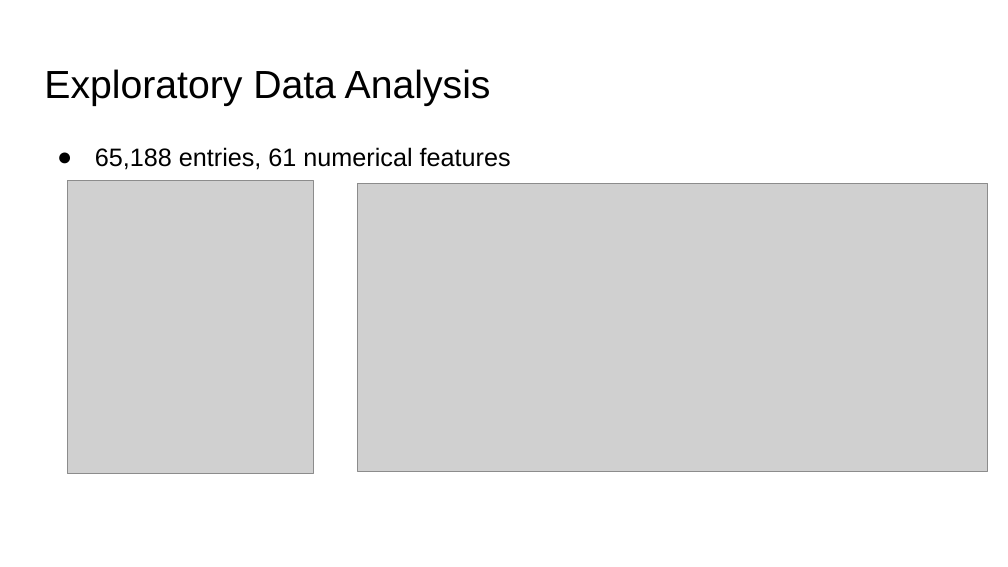
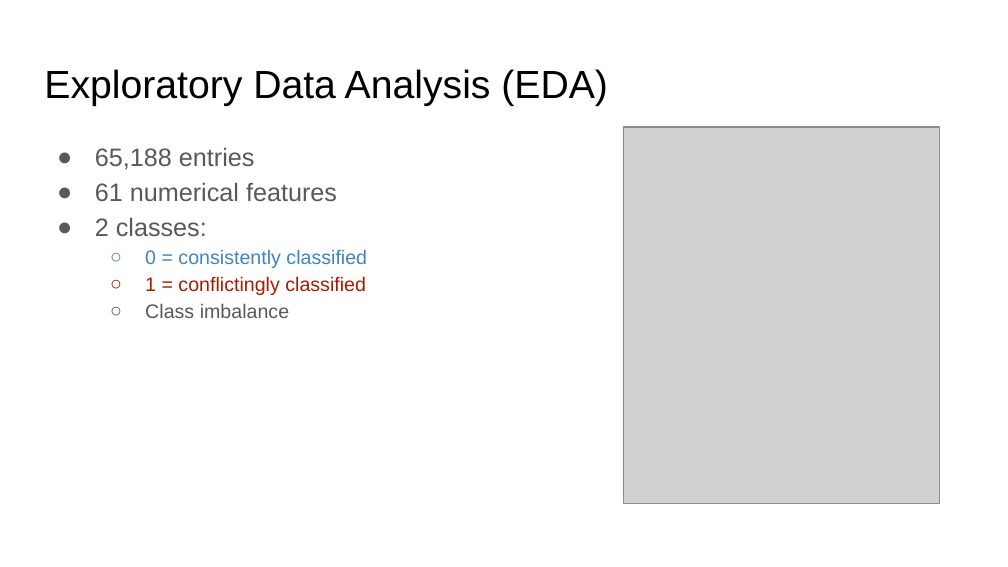
Before and after one commit to gksullan/Springboard_Capstone_1, a slide deck: slide 5 of reports/Predicting Genetic Variants that are Conflicting Classified.pptx. Drawn at 1008x567 pixels with LibreOffice and Linux fonts; fonts in the diff are those of the drawing; grey boxes stand for pictures. Boxes give left, top, right and bottom in pixels: in the first picture for what was removed or moved away, otherwise in the second. Text is boxed around its words. In the diff, an @@ line names an element or a change of style, - is before the commit and + after.

Commit message:
updated slides

```diff
--- a/reports/Predicting Genetic Variants that are Conflicting Classified.pptx
+++ b/reports/Predicting Genetic Variants that are Conflicting Classified.pptx
@@ title at <box>44,69,608,106</box>: text changed @@
-Exploratory Data Analysis
+Exploratory Data Analysis (EDA)
@@ text at <box>95,147,367,318</box>: text changed; size 18 to 14 pt; text colour #000000 to #595959 @@
-● 65,188 entries, 61 numerical features
+● 65,188 entries
+● 61 numerical features
+● 2 classes:
+  ○ 0 = consistently classified
+  ○ 1 = conflictingly classified
+  ○ Class imbalance
@@ picture: place and size @@
-picture at <box>68,181,313,475</box>
+picture at <box>623,127,938,504</box>
@@ picture removed at <box>358,183,988,472</box> @@
```
Also in this commit, not shown: 7 other slides changed, 3 slides added, 1 slide removed.
